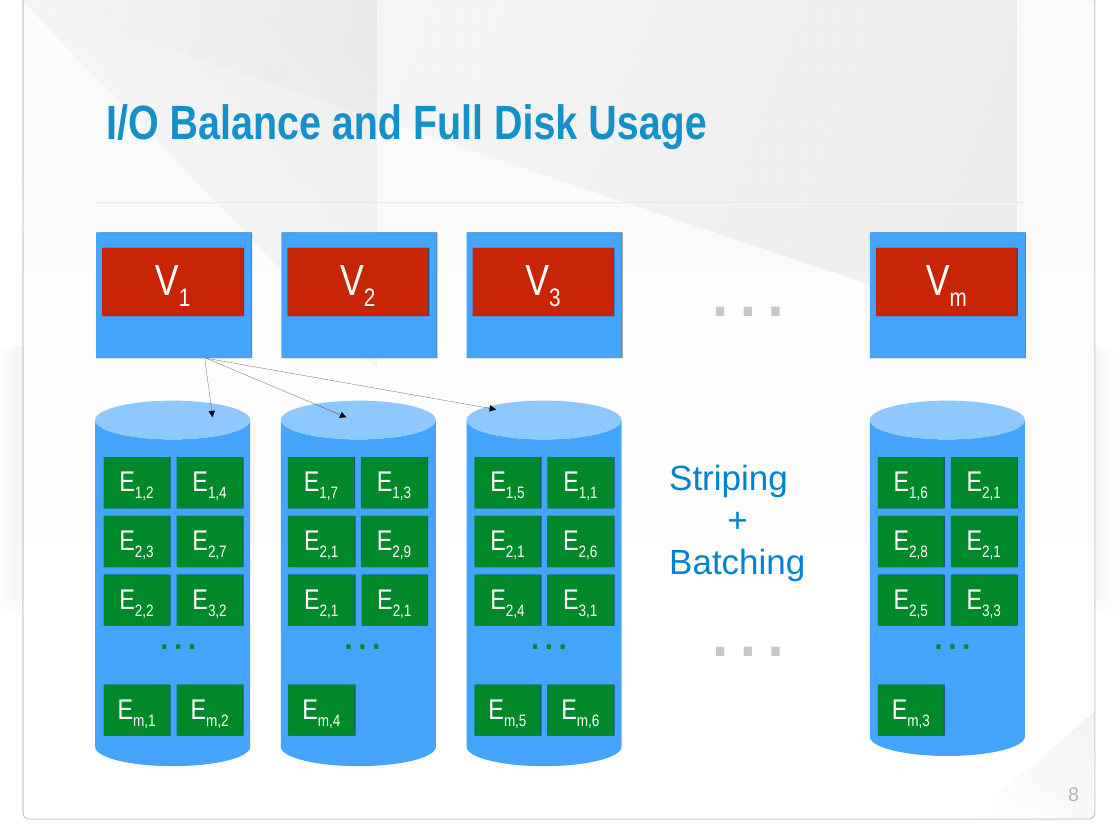
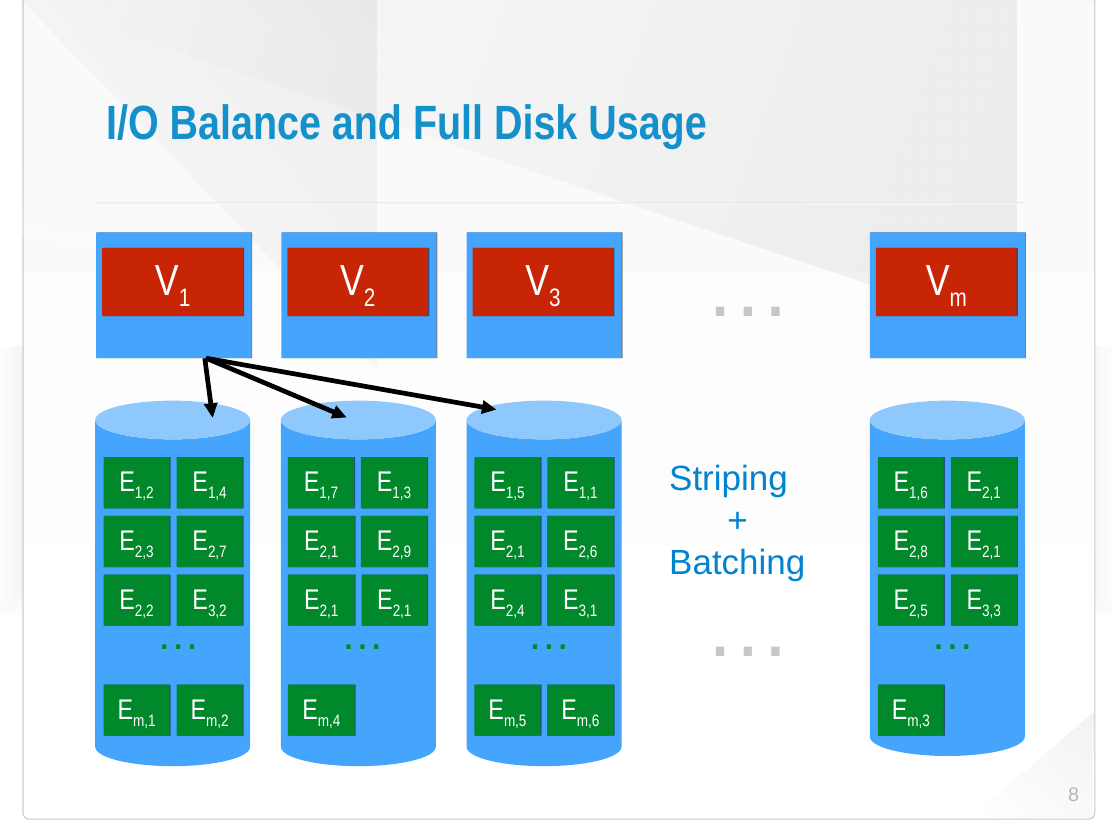
Before and after one commit to HaprianVlad/chaos, a slide deck: slide 8 of presentation.odp. Drawn at 1120x840 pixels with LibreOffice and Linux fonts; fonts in the diff are those of the drawing; background and template pictures are left out. Boxes give left, top, right and bottom in pixels: in the first picture for what was removed or moved away, otherwise in the second. Text is boxed around its words. In the diff, an @@ line names an element or a change of style, - is before the commit and + after.

```diff
--- a/presentation.odp
+++ b/presentation.odp
@@ arrow added from (205, 358) to (213, 417), #000000 4.31 pt @@
@@ arrow (206, 358) - (347, 417): stroke #000000 0 pt to #000000 4.31 pt @@
@@ arrow (206, 358) - (496, 410): stroke #000000 0 pt to #000000 4.31 pt @@
```
Also in this commit, not shown: 12 other slides changed.
